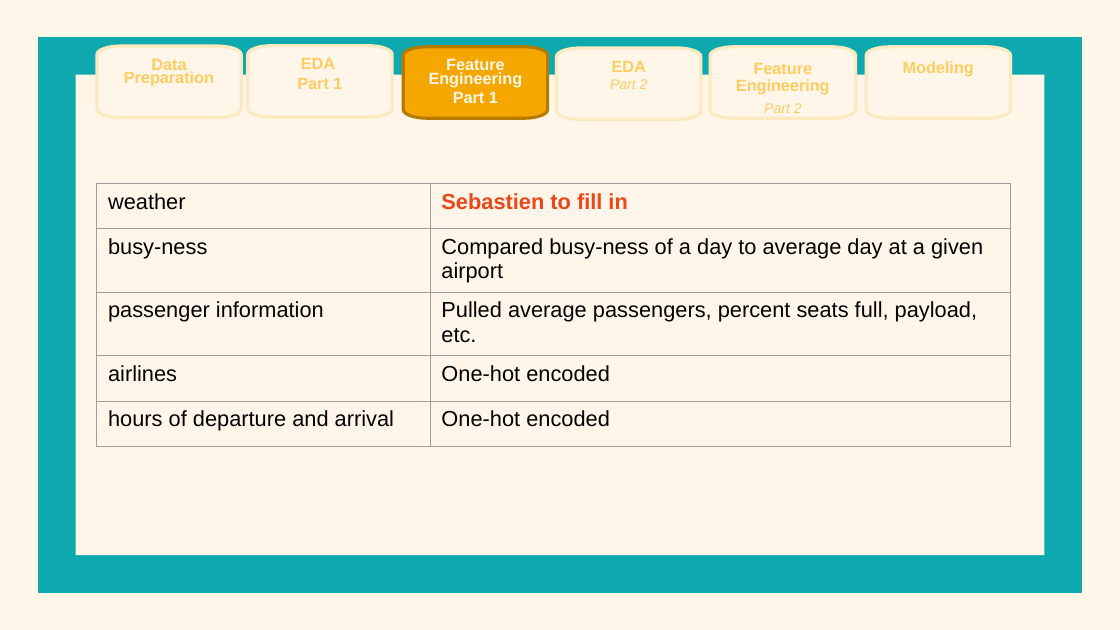
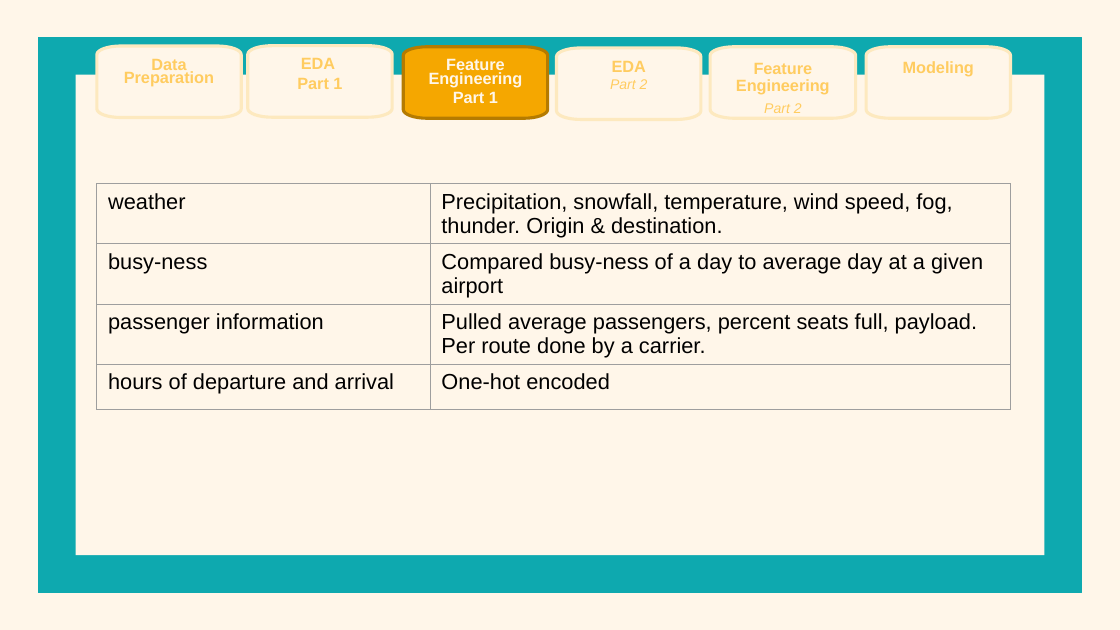
Before and after one commit to 538455/LHL_MidTermProject-Flight-Delay-Predictions, a slide deck: slide 14 of Supporting Documents/Presentation.pptx. Drawn at 1120x630 pixels with LibreOffice and Linux fonts; fonts in the diff are those of the drawing. Boxes give left, top, right and bottom in pixels: in the first picture for what was removed or moved away, otherwise in the second. Text is boxed around its words. In the diff, an @@ line names an element or a change of style, - is before the commit and + after.

Commit message:
changes to ppt

```diff
--- a/Supporting Documents/Presentation.pptx
+++ b/Supporting Documents/Presentation.pptx
@@ table at (x1=96, y1=184, x2=1010, y2=419) @@
-row 1, column 2: Sebastien to fill in
+row 1, column 2: Precipitation, snowfall, temperature, wind speed, fog, thunder. Origin & destination.
-row 3: passenger information | Pulled average passengers, percent seats full, payload, etc.
-row 4: airlines | One-hot encoded
+row 3: passenger information | Pulled average passengers, percent seats full, payload. Per route done by a carrier.
```
Also in this commit, not shown: 2 other slides changed.
